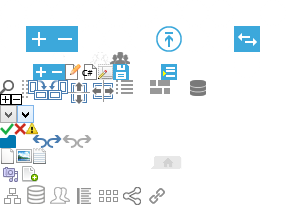
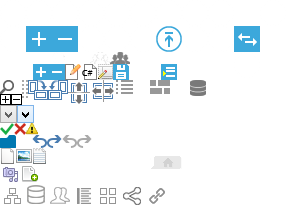
Revision of a layered 286 × 208 image; what changed, layer by layer:
painted on "Modules" (2nd of 2, in "Sidebar") over [99, 188, 118, 204]
painted on "Database" over [28, 192, 44, 201]
